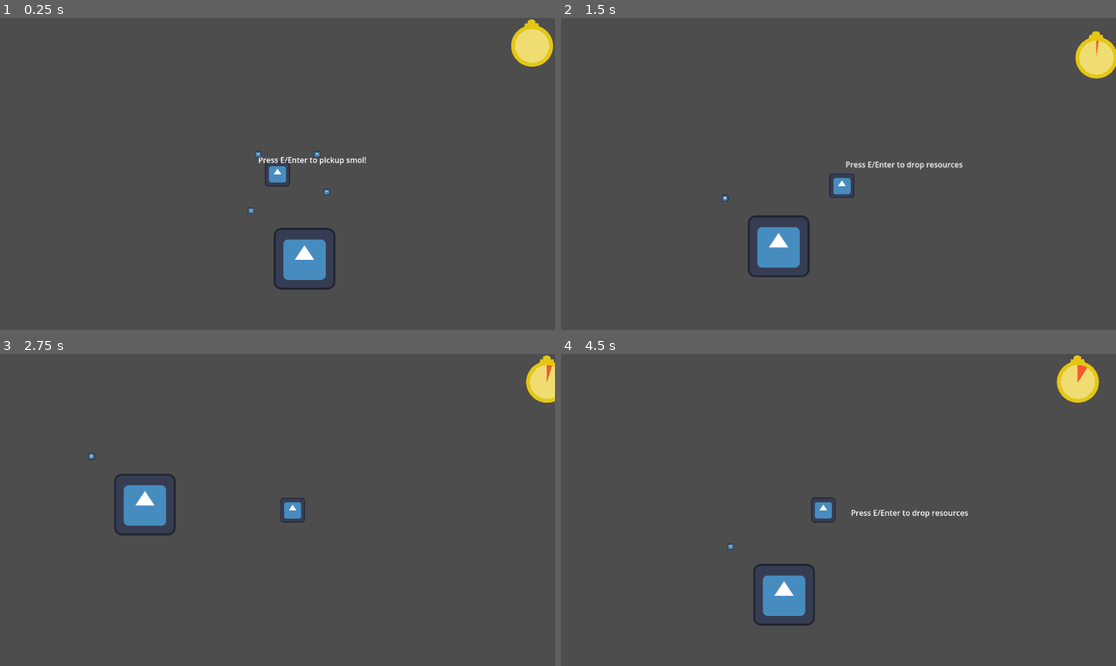
Above: before the commit, frames 1-4 (two rows, left to right).
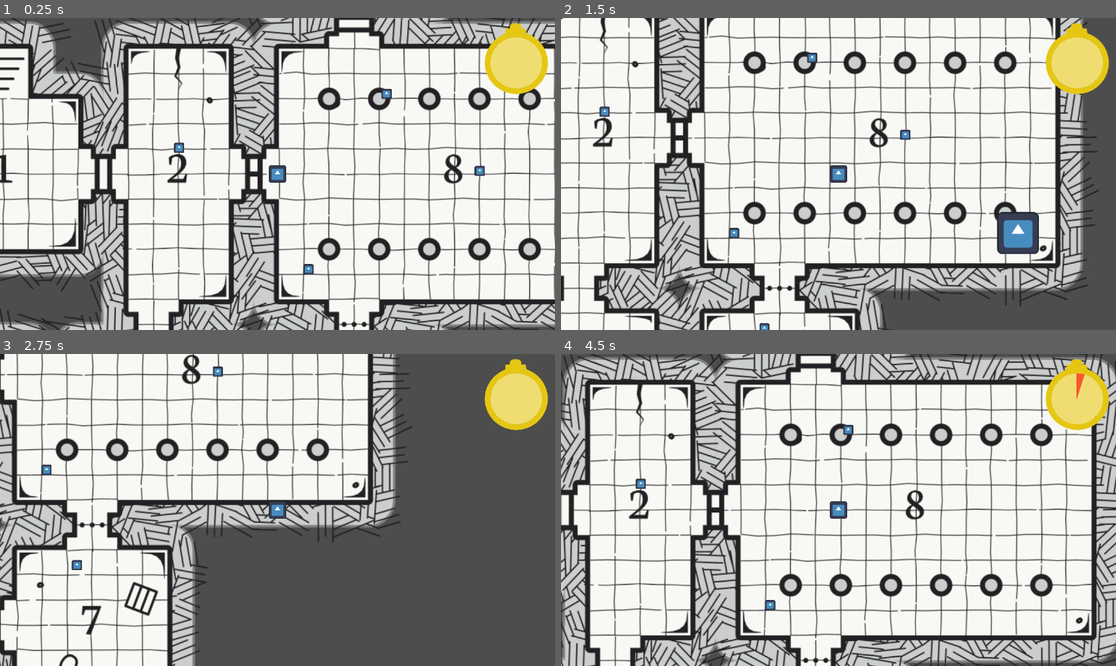
Above: after the commit, the same moments.

Repository: Rubiniuz/Jammer
Game: Godot game, scene res://levels/main.tscn
Same seed, same stepped clock (60 frames per second), same inputs: the game is played once before the commit and once after it. The engine's default icon, where the game draws it, is replaced by a stand-in: a white triangle on a blue panel in a dark square.
Inputs:
- Up to frame 1 (0.25 s): no input
- Up to frame 2 (1.5 s): tap E at 0.5, 1.25 s; hold Right (right) 0.53-1.28 s; hold Enter (pickup) 0.53-1.28 s; hold Down (down) from 1.28 s (still down); tap Enter (pickup) at 1.35 s
- Up to frame 3 (2.75 s): tap E at 2 s; release Down (down) at 2.03 s; hold Right (right) from 2.03 s (still down); hold Enter (pickup) from 2.03 s (still down)
- Up to frame 4 (4.5 s): release Right (right) at 2.78 s; release Enter (pickup) at 2.78 s; hold Up (up) 2.78-3.53 s; tap Enter (pickup) at 2.85, 4.35 s; hold Enter (pickup) 3.53-4.28 s; hold Left (left) from 3.53 s (still down); tap E at 4.25 s

The runs differ from the first frame. In frame 1, 89% of the frame differs, in the area x 0-100%, y 0-100%; in frame 2, 85%; in frame 3, 55%; in frame 4, 93%.

Commit message:
test scene

Diff:
--- a/Characters/player.tscn
+++ b/Characters/player.tscn
@@ -6,28 +6,33 @@
 [ext_resource type="PackedScene" uid="uid://bdud3tr2noc70" path="res://scenes/timer_interface.tscn" id="4_4fuy8"]
 
 [sub_resource type="CircleShape2D" id="CircleShape2D_vx633"]
-radius = 25.1794
+radius = 12.0416
 
 [node name="Player" type="CharacterBody2D"]
+z_index = 10
 script = ExtResource("1_371u7")
 move_speed = 1000.0
 
 [node name="CollisionShape2D" type="CollisionShape2D" parent="."]
 shape = SubResource("CircleShape2D_vx633")
 
+[node name="Sprite2D" type="Sprite2D" parent="."]
+scale = Vector2(0.1875, 0.1875)
+texture = ExtResource("3_2mm5m")
+
 [node name="BagOfHolding" parent="." instance=ExtResource("2_t2u4w")]
 unique_name_in_owner = true
 pickupRadius = 60.0
 
+[node name="TimerInterface" parent="." instance=ExtResource("4_4fuy8")]
+unique_name_in_owner = true
+offset_left = -774.0
+offset_top = -212.0
+offset_right = -774.0
+offset_bottom = -212.0
+
 [node name="Camera2D" type="Camera2D" parent="."]
-position_smoothing_enabled = true
+zoom = Vector2(1.5, 1.5)
 position_smoothing_speed = 7.0
 
-[node name="Sprite2D" type="Sprite2D" parent="."]
-scale = Vector2(0.4, 0.4)
-texture = ExtResource("3_2mm5m")
-
 [node name="AudioListener2D" type="AudioListener2D" parent="."]
-
-[node name="TimerInterface" parent="." instance=ExtResource("4_4fuy8")]
-unique_name_in_owner = true
--- a/Characters/player_movement.gd
+++ b/Characters/player_movement.gd
@@ -2,7 +2,7 @@
 class_name Player
 
 # components
-@onready var bag_of_holding = %BagOfHolding
+@onready var bag = %BagOfHolding
 
 # nodes
 
--- a/levels/main.tscn
+++ b/levels/main.tscn
@@ -1,25 +1,50 @@
-[gd_scene load_steps=4 format=3 uid="uid://chux0e58wklf1"]
+[gd_scene load_steps=5 format=3 uid="uid://chux0e58wklf1"]
 
 [ext_resource type="PackedScene" uid="uid://cgdnp1kcbepyj" path="res://scenes/Items/test.tscn" id="1_5jbb3"]
+[ext_resource type="Texture2D" uid="uid://cg1m06vt4yrqu" path="res://Textures/dungeon.png" id="1_v1gqi"]
 [ext_resource type="PackedScene" uid="uid://ckojq7auayp4b" path="res://scenes/Items/bigtest.tscn" id="2_wkg7h"]
 [ext_resource type="PackedScene" uid="uid://cugq15l7vrmt4" path="res://scenes/drop_off.tscn" id="3_8321o"]
 
 [node name="Main" type="Node2D"]
 
-[node name="Resource" parent="." instance=ExtResource("1_5jbb3")]
-position = Vector2(-40, -41)
+[node name="World" type="Node" parent="."]
 
-[node name="Resource2" parent="." instance=ExtResource("1_5jbb3")]
-position = Vector2(-55, 76)
+[node name="Sprite2D" type="Sprite2D" parent="World"]
+texture = ExtResource("1_v1gqi")
 
-[node name="Resource3" parent="." instance=ExtResource("1_5jbb3")]
-position = Vector2(102, 37)
+[node name="DropOff" parent="World" instance=ExtResource("3_8321o")]
+position = Vector2(106, -572)
 
-[node name="Resource4" parent="." instance=ExtResource("1_5jbb3")]
-position = Vector2(82, -41)
+[node name="StaticBody2D" type="StaticBody2D" parent="World"]
 
-[node name="Resource5" parent="." instance=ExtResource("2_wkg7h")]
-position = Vector2(56, 176)
+[node name="CollisionPolygon2D" type="CollisionPolygon2D" parent="World/StaticBody2D"]
+visible = false
+polygon = PackedVector2Array(-1, -37, -1, -176, 68, -176, 68, -242, 0, -242, -1, -519, -65, -517, -65, -380, -418, -379, -417, -733, -65, -731, -64, -593, -2, -594, -1, -664, 69, -662, 69, -731, 143, -730, 145, -663, 212, -662, 212, -595, 276, -596, 277, -733, 628, -731, 630, -594, 630, -516, 628, -379, 276, -379, 276, -518, 213, -518, 212, -240, 145, -240, 145, -178, 490, -176, 490, 176, 144, 176, 145, 238, 211, 240, 213, 453, 74, 453, 75, 516, 211, 517, 212, 732, -140, 731, -141, 662, -203, 664, -203, 732, -556, 731, -556, 516, -419, 517, -419, 453, -556, 452, -556, 240, -344, 241, -340, 309, -278, 306, -278, 239, -210, 238, -210, 173, -209, 37, -273, 39, -273, 107, -487, 106, -488, 38, -550, 37, -551, 178, -695, 176, -695, -177, -551, -177, -549, -39, -487, -39, -487, -108, -418, -108, -418, -177, -343, -176, -342, -109, -273, -108, -272, -38, -209, -39, -209, -178, -66, -177, -64, -40)
+disabled = true
+one_way_collision = true
 
-[node name="DropOff" parent="." instance=ExtResource("3_8321o")]
-position = Vector2(195, -6)
+[node name="Items" type="Node" parent="."]
+
+[node name="Resource6" parent="Items" instance=ExtResource("1_5jbb3")]
+z_index = 0
+position = Vector2(85, 264)
+
+[node name="Resource" parent="Items" instance=ExtResource("1_5jbb3")]
+z_index = 0
+position = Vector2(43, 132)
+
+[node name="Resource2" parent="Items" instance=ExtResource("1_5jbb3")]
+z_index = 0
+position = Vector2(-136, -36)
+
+[node name="Resource3" parent="Items" instance=ExtResource("1_5jbb3")]
+z_index = 0
+position = Vector2(280, -4)
+
+[node name="Resource4" parent="Items" instance=ExtResource("1_5jbb3")]
+z_index = 0
+position = Vector2(151, -111)
+
+[node name="Resource5" parent="Items" instance=ExtResource("2_wkg7h")]
+z_index = 0
+position = Vector2(436, 132)
--- a/scenes/Items/bigtest.tscn
+++ b/scenes/Items/bigtest.tscn
@@ -4,7 +4,7 @@
 [ext_resource type="Texture2D" uid="uid://c3ayax6ju3v7q" path="res://icon.svg" id="2_xtdh8"]
 
 [sub_resource type="CircleShape2D" id="CircleShape2D_nflb8"]
-radius = 108.0
+radius = 40.05
 
 [node name="Resource" instance=ExtResource("1_aoick")]
 value = 4
@@ -12,6 +12,7 @@
 description = "the biggest of bois"
 
 [node name="Sprite" parent="." index="1"]
+scale = Vector2(0.453125, 0.453125)
 texture = ExtResource("2_xtdh8")
 
 [node name="Collider" parent="." index="2"]
--- /dev/null
+++ b/scenes/bag_interface.tscn
@@ -0,0 +1,15 @@
+[gd_scene format=3 uid="uid://byovkyti7ma27"]
+
+[node name="Bag_Interface" type="Control"]
+layout_mode = 3
+anchors_preset = 8
+anchor_left = 0.5
+anchor_top = 0.5
+anchor_right = 0.5
+anchor_bottom = 0.5
+offset_left = -576.0
+offset_top = -324.0
+offset_right = -576.0
+offset_bottom = -324.0
+grow_horizontal = 2
+grow_vertical = 2
--- a/scenes/bag_of_holding.tscn
+++ b/scenes/bag_of_holding.tscn
@@ -3,7 +3,7 @@
 [ext_resource type="Script" path="res://scripts/BagOfHolding.gd" id="1_lbt14"]
 
 [sub_resource type="CircleShape2D" id="CircleShape2D_uiv25"]
-radius = 36.0139
+radius = 21.0
 
 [node name="BagOfHolding" type="Area2D"]
 collision_layer = 0
--- a/scenes/drop_off.tscn
+++ b/scenes/drop_off.tscn
@@ -1,7 +1,9 @@
-[gd_scene load_steps=4 format=3 uid="uid://cugq15l7vrmt4"]
+[gd_scene load_steps=5 format=3 uid="uid://cugq15l7vrmt4"]
 
 [ext_resource type="Script" path="res://scripts/DropOff.gd" id="1_spt6b"]
 [ext_resource type="PackedScene" uid="uid://bp14iux0m8wpo" path="res://scenes/item_pickup.tscn" id="2_q1yud"]
+
+[sub_resource type="CanvasTexture" id="CanvasTexture_agf43"]
 
 [sub_resource type="RectangleShape2D" id="RectangleShape2D_ljppx"]
 size = Vector2(188, 164)
@@ -10,13 +12,16 @@
 collision_layer = 2
 script = ExtResource("1_spt6b")
 
-[node name="ItemPickup" parent="." instance=ExtResource("2_q1yud")]
-text = "Press {input} to drop resources"
+[node name="Sprite2D" type="Sprite2D" parent="."]
+position = Vector2(3.8147e-06, -3.8147e-06)
+scale = Vector2(188, 164)
+texture = SubResource("CanvasTexture_agf43")
 
 [node name="CollisionShape2D" type="CollisionShape2D" parent="."]
 shape = SubResource("RectangleShape2D_ljppx")
 
-[node name="Sprite2D" type="Sprite2D" parent="."]
+[node name="ItemPickup" parent="." instance=ExtResource("2_q1yud")]
+text = "Press {input} to drop resources"
 
 [connection signal="area_entered" from="." to="." method="_on_area_entered"]
 [connection signal="area_exited" from="." to="." method="_on_area_exited"]
--- a/scenes/item_pickup.tscn
+++ b/scenes/item_pickup.tscn
@@ -7,11 +7,19 @@
 anchors_preset = 15
 anchor_right = 1.0
 anchor_bottom = 1.0
+offset_right = 768.0
+offset_bottom = 432.0
 grow_horizontal = 2
 grow_vertical = 2
 script = ExtResource("1_wwi3h")
 
 [node name="PickupText" type="Label" parent="."]
+modulate = Color(0.0470588, 1, 1, 1)
+self_modulate = Color(0.352941, 1, 1, 1)
 layout_mode = 0
-offset_right = 40.0
-offset_bottom = 23.0
+offset_left = -20.0
+offset_top = -11.0
+offset_right = 20.0
+offset_bottom = 12.0
+horizontal_alignment = 1
+vertical_alignment = 1
--- a/scenes/resource.tscn
+++ b/scenes/resource.tscn
@@ -7,6 +7,7 @@
 radius = 11.0454
 
 [node name="Resource" type="Area2D"]
+z_index = 5
 collision_layer = 5
 script = ExtResource("1_y4m3p")
 
--- a/scripts/BagOfHolding.gd
+++ b/scripts/BagOfHolding.gd
@@ -17,6 +17,15 @@
 	# check input if so pickup first item in array
 	if(Input.is_action_pressed("pickup")): # E
 		_try_add_item()
+
+func Deposit() -> Array[resource]:
+	if(heldResources.size() > 0):
+		return heldResources
+	return []
+
+func Reset():
+	heldResources = []
+	currentValue = 0
 
 func _try_add_item():
 	if(inRange.size() <= 0):
--- a/scripts/DropOff.gd
+++ b/scripts/DropOff.gd
@@ -3,6 +3,8 @@
 
 @onready var collider: CollisionShape2D = $CollisionShape2D
 @onready var item_pickup: ItemPickup = $ItemPickup
+
+var player : Player = null
 
 func _ready():
 	GameManager.dropOff = self
@@ -10,14 +12,16 @@
 
 func _physics_process(_delta): # always 60fps check
 	# check input if so pickup first item in array
-	if(Input.is_action_pressed("pickup")): # E
-		pass
+	if(Input.is_action_pressed("pickup") && player != null): # E
+		GameManager.addResources()
 
 func _on_body_entered(body: Node2D) -> void:
 	if(body is Player):
+		player = body
 		item_pickup.Highlight()
 
 
 func _on_body_exited(body: Node2D) -> void:
 	if(body is Player):
+		player = null
 		item_pickup.DeHighlight()
--- a/scripts/game_manager.gd
+++ b/scripts/game_manager.gd
@@ -4,6 +4,7 @@
 # Editor references
 @onready var timer: Timer = %Timer
 @onready var timer_interface: Control = %Player.get_node("%TimerInterface")
+@onready var bag: BagOfHolding = %Player.get_node("%BagOfHolding")
 @onready var timer_status: TextureProgressBar = timer_interface.get_node("%TimerStatus")
 
 # File references
@@ -12,6 +13,7 @@
 
 # Variables
 @export var gatherTime : int = 60
+@export var storedResources : Array[resource] = []
 
 # Components
 @export var dropOff : DropOff = null : set = setDropOff
@@ -42,3 +44,10 @@
 func setDropOff(node:DropOff):
 	if(node is DropOff):
 		dropOff = node
+
+func addResources():
+	if(bag.heldResources.size() > 0):
+		print(bag.heldResources)
+		storedResources.append_array(bag.heldResources)
+		print(storedResources.size())
+		bag.Reset()
--- a/scripts/resource.gd
+++ b/scripts/resource.gd
@@ -24,8 +24,8 @@
 	collider.disabled = true
 	sprite.visible = false
 	pickup_sound.play()
-	timer.start()
 	dehighlight()
+	# timer.start() # Actually kill object. this creates a bug needs a rework of data structures (1 game object connected to a non freeable structure)
 	return value
 
 func highlight():
Binary file added: Textures/dungeon.png
Not shown, added: Textures/dungeon.png.import
